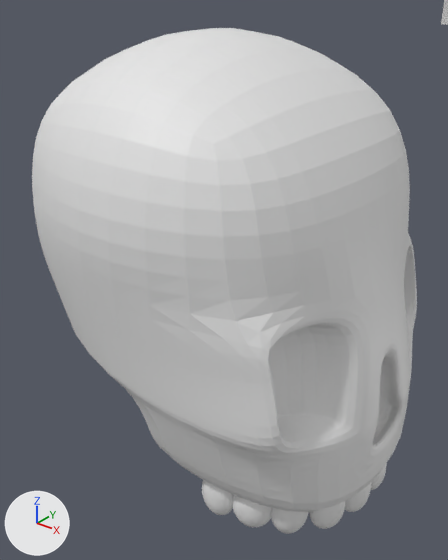
Before and after pictures for a commit that changed the Blender file model 3D/desert.blend.
Rendered twice from a 50 mm lens placed at (12.44, -46.18, 4.43), pointed at (9.94, -43.06, 2.5). Arrows for +X, +Y and +Z are at lower left; the lights stay in place. The older version comes first.
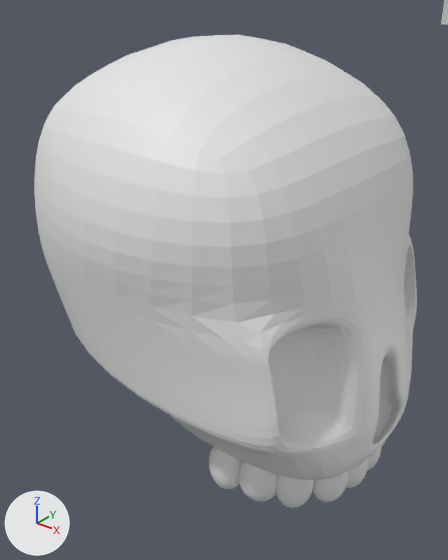
Changed parts and their boxes (x1, y1, x2, y2) in the pictures (448 x 560 px; the box of a moved part takes in the faces that stretch with it):
'Cube.002', reshaped (8% shorter): before (32, 28, 417, 512); after (34, 35, 417, 480)
'Icosphere.001', reshaped, moved: before (233, 495, 271, 527); after (239, 462, 277, 502)
'Icosphere', reshaped, moved: before (202, 480, 233, 515); after (209, 446, 243, 489)
'Icosphere.002', reshaped, moved: before (271, 508, 308, 534); after (276, 475, 314, 508)
'Icosphere.003', reshaped, moved: before (309, 501, 345, 529); after (312, 440, 386, 502)
'Icosphere.004', reshaped, moved: before (345, 463, 387, 512); after (346, 445, 382, 488)
part 1 of me_cube_008, moved or reshaped: before (32, 28, 410, 321); after (34, 35, 413, 322)
part 2 of me_cube_008, moved or reshaped: before (127, 391, 409, 512); after (170, 392, 409, 480)

Diff of the bpy script that builds the scene:
```diff
--- a/model 3D/desert.blend.py
+++ b/model 3D/desert.blend.py
@@ me_cube_008 @@
-me_cube_008.from_pydata(...)  # 136 vertices, 134 faces; spans x -1.17..1.52, y -1.37..1.37, z -1.97..1.2
-me_cube_008.vertices[1].co = (-0.75, -0.92, 0.62)
-me_cube_008.vertices[3].co = (-0.75, 0.92, 0.62)
-me_cube_008.vertices[5].co = (0.89, -0.92, 0.62)
-me_cube_008.vertices[7].co = (0.89, 0.92, 0.62)
-me_cube_008.vertices[9].co = (0.07, 1.11, 0.81)
-me_cube_008.vertices[11].co = (0.07, -1.11, 0.81)
-me_cube_008.vertices[18].co = (0.99, -0.46, 0.73)
-me_cube_008.vertices[19].co = (0.99, 0.46, 0.73)
-me_cube_008.vertices[20].co = (-0.02, 0.39, 1.2)
-me_cube_008.vertices[21].co = (-0.02, -0.39, 1.2)
-me_cube_008.vertices[24].co = (-0.85, -1.0, 0.16)
-me_cube_008.vertices[27].co = (-0.85, 1.0, 0.16)
-me_cube_008.vertices[28].co = (1.03, 1.11, 0.15)
-me_cube_008.vertices[31].co = (1.03, -1.11, 0.15)
-me_cube_008.vertices[33].co = (0.09, -1.37, 0.16)
-me_cube_008.vertices[35].co = (0.09, 1.37, 0.16)
-me_cube_008.vertices[60].co = (0.04, -0.98, -1.7)
-me_cube_008.vertices[61].co = (1.25, -0.8, -1.83)
-me_cube_008.vertices[62].co = (1.25, 0.8, -1.83)
-me_cube_008.vertices[63].co = (0.04, 0.98, -1.7)
-me_cube_008.vertices[64].co = (0.04, 0.32, -1.97)
-me_cube_008.vertices[65].co = (0.04, -0.32, -1.97)
-me_cube_008.vertices[66].co = (1.52, 0.36, -1.91)
-me_cube_008.vertices[67].co = (1.52, -0.36, -1.91)
-me_cube_008.vertices[86].co = (1.22, 0.92, -1.47)
-me_cube_008.vertices[89].co = (0.0, 1.1, -1.33)
-me_cube_008.vertices[92].co = (0.0, -1.1, -1.33)
-me_cube_008.vertices[93].co = (1.22, -0.92, -1.47)
-me_cube_008.vertices[98].co = (1.49, 0.38, -1.59)
-me_cube_008.vertices[99].co = (1.49, -0.38, -1.59)
+me_cube_008.from_pydata(...)  # 136 vertices, 134 faces; spans x -1.17..1.48, y -1.39..1.39, z -1.82..1.14
+# me_cube_008 part 1
+me_cube_008.vertices[1].co = (-0.73, -0.91, 0.63)
+me_cube_008.vertices[3].co = (-0.73, 0.91, 0.63)
+me_cube_008.vertices[5].co = (0.94, -0.95, 0.55)
+me_cube_008.vertices[7].co = (0.94, 0.95, 0.55)
+me_cube_008.vertices[9].co = (0.14, 1.12, 0.74)
+me_cube_008.vertices[11].co = (0.14, -1.12, 0.74)
+me_cube_008.vertices[18].co = (1.0, -0.45, 0.71)
+me_cube_008.vertices[19].co = (1.0, 0.45, 0.71)
+me_cube_008.vertices[20].co = (0.05, 0.41, 1.14)
+me_cube_008.vertices[21].co = (0.05, -0.41, 1.14)
+me_cube_008.vertices[24].co = (-0.84, -0.99, 0.17)
+me_cube_008.vertices[27].co = (-0.84, 0.99, 0.17)
+me_cube_008.vertices[28].co = (1.11, 1.1, 0.1)
+me_cube_008.vertices[31].co = (1.11, -1.1, 0.1)
+me_cube_008.vertices[33].co = (0.15, -1.39, 0.08)
+me_cube_008.vertices[35].co = (0.15, 1.39, 0.08)
+# me_cube_008 part 2
+me_cube_008.vertices[60].co = (0.13, -0.81, -1.52)
+me_cube_008.vertices[61].co = (1.3, -0.68, -1.64)
+me_cube_008.vertices[62].co = (1.3, 0.68, -1.64)
+me_cube_008.vertices[63].co = (0.13, 0.81, -1.52)
+me_cube_008.vertices[64].co = (-0.07, 0.24, -1.82)
+me_cube_008.vertices[65].co = (-0.07, -0.24, -1.82)
+me_cube_008.vertices[66].co = (1.41, 0.28, -1.63)
+me_cube_008.vertices[67].co = (1.41, -0.28, -1.63)
+me_cube_008.vertices[86].co = (1.25, 0.83, -1.29)
+me_cube_008.vertices[89].co = (0.08, 0.95, -1.16)
+me_cube_008.vertices[92].co = (0.08, -0.95, -1.16)
+me_cube_008.vertices[93].co = (1.25, -0.83, -1.29)
+me_cube_008.vertices[98].co = (1.48, 0.38, -1.46)
+me_cube_008.vertices[99].co = (1.48, -0.38, -1.46)
@@ ob_icosphere @@
 ob_icosphere = bpy.data.objects.new('Icosphere', me_icosphere)
-ob_icosphere.location = (10.431, -43.726, 1.3)
+ob_icosphere.location = (10.431, -43.65, 1.474)
 ob_icosphere.rotation_euler = (0.0, 0.0, -1.522)  # degrees (0, 0, -87)
@@ ob_icosphere_001 @@
 ob_icosphere_001 = bpy.data.objects.new('Icosphere.001', me_icosphere_001)
-ob_icosphere_001.location = (10.677, -43.666, 1.3)
+ob_icosphere_001.location = (10.673, -43.596, 1.474)
 ob_icosphere_001.rotation_euler = (0.0, 0.0, -1.079)  # degrees (0, 0, -62)
@@ ob_icosphere_002 @@
 ob_icosphere_002 = bpy.data.objects.new('Icosphere.002', me_icosphere_002)
-ob_icosphere_002.location = (10.891, -43.557, 1.3)
+ob_icosphere_002.location = (10.88, -43.498, 1.474)
 ob_icosphere_002.rotation_euler = (0.0, 0.0, -0.718)  # degrees (0, 0, -41)
@@ ob_icosphere_003 @@
 ob_icosphere_003 = bpy.data.objects.new('Icosphere.003', me_icosphere_003)
-ob_icosphere_003.location = (11.059, -43.361, 1.278)
+ob_icosphere_003.location = (11.03, -43.303, 1.452)
 ob_icosphere_003.rotation_euler = (0.0, 0.0, -0.533)  # degrees (0, 0, -31)
@@ ob_icosphere_004 @@
 ob_icosphere_004 = bpy.data.objects.new('Icosphere.004', me_icosphere_004)
-ob_icosphere_004.location = (11.128, -43.107, 1.278)
+ob_icosphere_004.location = (11.081, -43.086, 1.452)
 ob_icosphere_004.rotation_euler = (0.0, 0.0, -0.231)  # degrees (0, 0, -13)
```
